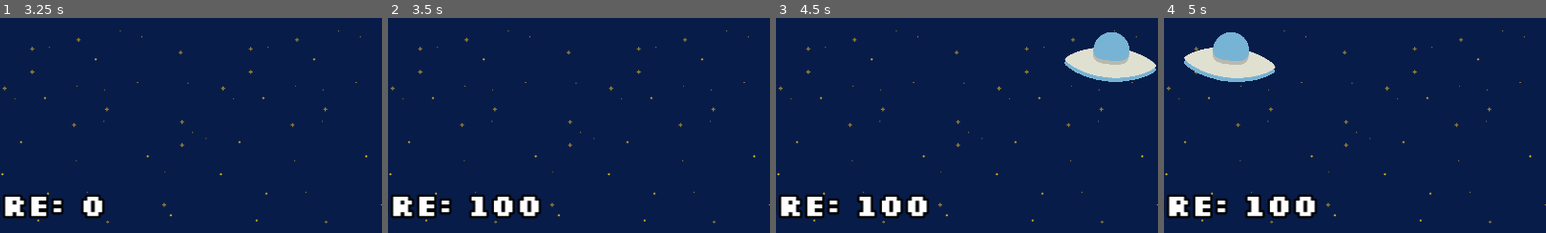
Above: before the commit, frames 1-4 (left to right).
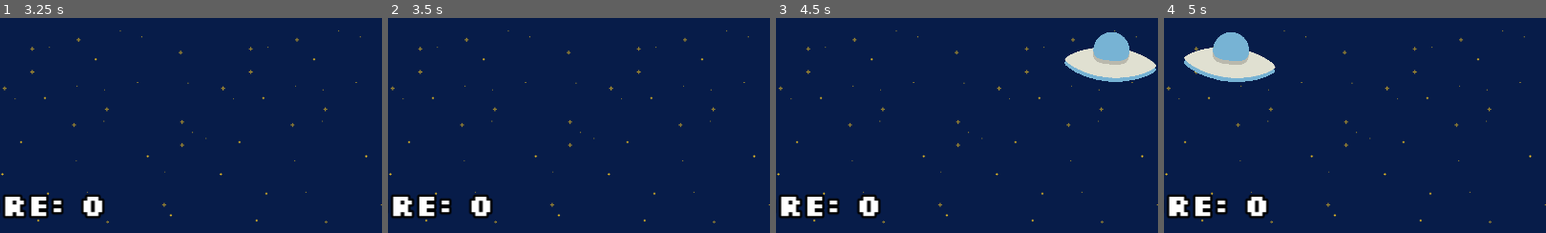
Above: after the commit, the same moments.

Repository: pangeon/V-Galaga
Game: Godot game, scene res://scenes/game.tscn
Two runs of this game, one before a commit and one after it. Both use one fixed random seed, a clock stepped at 60 frames per second and the inputs below.
Inputs:
- Up to frame 1 (3.25 s): hold Right (right) 0.53-1.28 s; tap Ctrl (action) every 0.75 s from 0.6 to 2.85 s; hold Down (down) 1.28-2.03 s; hold Right (right) 2.03-2.78 s; hold Up (up) from 2.78 s (still down)
- Up to frame 2 (3.5 s): keep holding Up (up)
- Up to frame 3 (4.5 s): release Up (up) at 3.53 s; hold Left (left) from 3.53 s (still down); tap Ctrl (action) at 3.6, 4.35 s
- Up to frame 4 (5 s): keep holding Left (left)
The pictures show only the part of the screen within x 12-62%, y 50-100%; the shares and areas given below are measured in that part.

Frame 1 is identical in both runs. In frame 2, 1.6% of the frame differs, in the area x 21-40%, y 82-94%; in frame 3, 1.6%; in frame 4, 1.6%.

Commit message:
Version 1.1: complete UI, add end screen

Diff:
--- /dev/null
+++ b/scenes/game_over.tscn
@@ -0,0 +1,130 @@
+[gd_scene load_steps=9 format=3 uid="uid://82dop5d82mhp"]
+
+[ext_resource type="Script" path="res://scripts/game_over.gd" id="1_3p201"]
+[ext_resource type="FontFile" uid="uid://d14qjfkr4ghux" path="res://assets/font/Silkscreen-Regular.ttf" id="1_ghets"]
+
+[sub_resource type="StyleBoxFlat" id="StyleBoxFlat_dsa4r"]
+bg_color = Color(0.6, 0.6, 0.6, 0.631373)
+border_width_left = 2
+border_width_top = 2
+border_width_right = 2
+border_width_bottom = 2
+border_color = Color(0, 0, 0, 0.870588)
+border_blend = true
+corner_radius_top_left = 50
+corner_radius_top_right = 50
+corner_radius_bottom_right = 50
+corner_radius_bottom_left = 50
+shadow_color = Color(0, 0, 0, 1)
+
+[sub_resource type="LabelSettings" id="LabelSettings_af8lf"]
+font = ExtResource("1_ghets")
+font_size = 80
+outline_size = 20
+outline_color = Color(0, 0, 0, 1)
+
+[sub_resource type="LabelSettings" id="LabelSettings_ag0i8"]
+font = ExtResource("1_ghets")
+font_size = 50
+outline_size = 10
+outline_color = Color(0, 0, 0, 1)
+
+[sub_resource type="StyleBoxFlat" id="StyleBoxFlat_y0t71"]
+border_color = Color(1, 1, 1, 1)
+corner_radius_top_left = 20
+corner_radius_top_right = 20
+corner_radius_bottom_right = 20
+corner_radius_bottom_left = 20
+
+[sub_resource type="StyleBoxFlat" id="StyleBoxFlat_if3xb"]
+bg_color = Color(0.509804, 0.509804, 0.509804, 1)
+corner_radius_top_left = 20
+corner_radius_top_right = 20
+corner_radius_bottom_right = 20
+corner_radius_bottom_left = 20
+
+[sub_resource type="StyleBoxFlat" id="StyleBoxFlat_1e2xa"]
+bg_color = Color(0.509804, 0.509804, 0.509804, 1)
+corner_radius_top_left = 20
+corner_radius_top_right = 20
+corner_radius_bottom_right = 20
+corner_radius_bottom_left = 20
+
+[node name="GameOver" type="Control"]
+layout_mode = 3
+anchors_preset = 15
+anchor_right = 1.0
+anchor_bottom = 1.0
+offset_left = -3.0
+offset_top = -12.0
+offset_right = -3.0
+offset_bottom = -12.0
+grow_horizontal = 2
+grow_vertical = 2
+script = ExtResource("1_3p201")
+
+[node name="Panel" type="Panel" parent="."]
+layout_mode = 1
+anchors_preset = 8
+anchor_left = 0.5
+anchor_top = 0.5
+anchor_right = 0.5
+anchor_bottom = 0.5
+offset_left = -453.5
+offset_top = -288.5
+offset_right = 453.5
+offset_bottom = 288.5
+grow_horizontal = 2
+grow_vertical = 2
+theme_override_styles/panel = SubResource("StyleBoxFlat_dsa4r")
+
+[node name="EndGame" type="Label" parent="Panel"]
+layout_mode = 1
+anchors_preset = 5
+anchor_left = 0.5
+anchor_right = 0.5
+offset_left = -260.0
+offset_top = 110.0
+offset_right = 260.0
+offset_bottom = 216.0
+grow_horizontal = 2
+text = "GAME OVER"
+label_settings = SubResource("LabelSettings_af8lf")
+
+[node name="Score" type="Label" parent="Panel"]
+layout_mode = 1
+anchors_preset = 8
+anchor_left = 0.5
+anchor_top = 0.5
+anchor_right = 0.5
+anchor_bottom = 0.5
+offset_left = -194.5
+offset_top = -57.5
+offset_right = 204.5
+offset_bottom = 10.5
+grow_horizontal = 2
+grow_vertical = 2
+text = "SCORE:"
+label_settings = SubResource("LabelSettings_ag0i8")
+
+[node name="Button" type="Button" parent="Panel"]
+layout_mode = 1
+anchors_preset = 8
+anchor_left = 0.5
+anchor_top = 0.5
+anchor_right = 0.5
+anchor_bottom = 0.5
+offset_left = -137.5
+offset_top = 101.5
+offset_right = 137.5
+offset_bottom = 198.5
+grow_horizontal = 2
+grow_vertical = 2
+theme_override_fonts/font = ExtResource("1_ghets")
+theme_override_font_sizes/font_size = 50
+theme_override_styles/normal = SubResource("StyleBoxFlat_y0t71")
+theme_override_styles/hover = SubResource("StyleBoxFlat_if3xb")
+theme_override_styles/pressed = SubResource("StyleBoxFlat_1e2xa")
+text = "RESTART"
+
+[connection signal="pressed" from="Panel/Button" to="." method="_on_button_pressed"]
--- a/scripts/enemy_spawner.gd
+++ b/scripts/enemy_spawner.gd
@@ -15,4 +15,3 @@
 	var enemy_instance = enemy_scene.instantiate()
 	enemy_instance.global_position = random_position.global_position
 	emit_signal("enemy_spawned", enemy_instance)
-	#add_child(enemy_instance)
--- a/scripts/game.gd
+++ b/scripts/game.gd
@@ -3,7 +3,9 @@
 @export var lives = 3
 @onready var player_scene = $Player
 @onready var hud = $UI/HUD
+@onready var ui = $UI
 
+var game_over_scene = preload("res://scenes/game_over.tscn")
 var score = 0
 
 func _ready():
@@ -11,16 +13,20 @@
 	hud.off_visible_left_lives(lives)
 
 func _on_enemy_cleaner_area_entered(area: Area2D) -> void:
-	area.die()
+	area.queue_free()
 
 func _on_player_collision_with_enemy() -> void:
 	lives -= 1
 	hud.off_visible_left_lives(lives)
-	update_score(false)
+	score -= 100 # when enemy hit player you get 0 points: -100+100
 	if (lives < 1):
-		print("Game over")
 		player_scene.die()
-		close()
+
+		await get_tree().create_timer(1.5).timeout
+
+		var end_screen_instance = game_over_scene.instantiate()
+		end_screen_instance.display_score_to_end_screen(score)
+		ui.add_child(end_screen_instance)
 
 func _on_enemy_spawner_enemy_spawned(enemy_instance):
 	enemy_instance.connect("update_score", _on_enemy_died)
@@ -30,11 +36,5 @@
 	get_tree().quit()
 
 func _on_enemy_died() -> void:
-	update_score(true)
+	score += 100 # when rocket hit player but not hit player
 	hud.update_score_ui(score)
-
-func update_score(flag):
-	if flag:
-		score += 100
-	else:
-		score -= 100
--- /dev/null
+++ b/scripts/game_over.gd
@@ -0,0 +1,7 @@
+extends Control
+
+func display_score_to_end_screen(total_score):
+	$Panel/Score.text = "SCORE: " + str(total_score)
+
+func _on_button_pressed():
+	get_tree().reload_current_scene()
--- a/scripts/player.gd
+++ b/scripts/player.gd
@@ -9,10 +9,7 @@
 const area_height: int = 720
 
 var rocket_scene = preload("res://scenes/rocket.tscn")
-
 @onready var rocket_container: Node = get_node("RocketContainer")
-# is the same as line above
-# func _ready(): rocket_container = get_node("RocketContainer")
 
 func _process(_delta) -> void:
 	shoot()
@@ -38,7 +35,6 @@
 		velocity.x = -move_speed+200
 
 func limit_area_movement(width: int, height: int) -> void:
-#	first solution
 	if global_position.x < 0:
 		global_position.x = 0
 	if global_position.y < 0:
@@ -48,15 +44,6 @@
 		global_position.x = width
 	if global_position.y > height:
 		global_position.y = height
-
-#	second solution - code above working the same
-#	[ prodecure don't need function parameters: height and width ]
-#	var area_size = get_viewport_rect().size
-#	global_position.x = clampf(global_position.x, 0, area_size.x)
-#	global_position.y = clampf(global_position.y, 0, area_size.y)
-
-#	third solution - code above working the same
-#	global_position.clamp(Vector2(0, 0), get_viewport_rect().size)
 
 func shoot() -> void:
 	var rocket_instance: Area2D = rocket_scene.instantiate()
--- a/scripts/rocket.gd
+++ b/scripts/rocket.gd
@@ -12,8 +12,6 @@
 func _on_screen_exited():
 	queue_free()
 
-func _on_area_entered(area: Area2D) -> bool:
+func _on_area_entered(area: Area2D) -> void:
 	queue_free()
 	area.die()
-
-	return true
